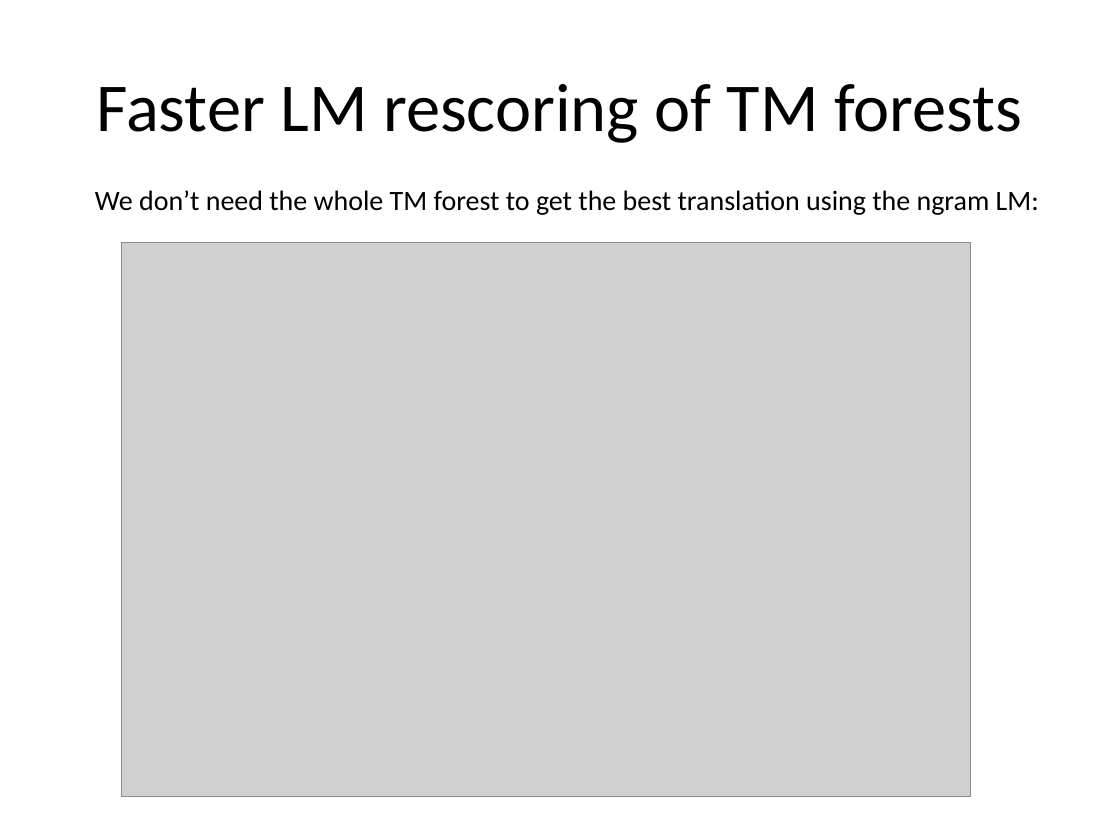
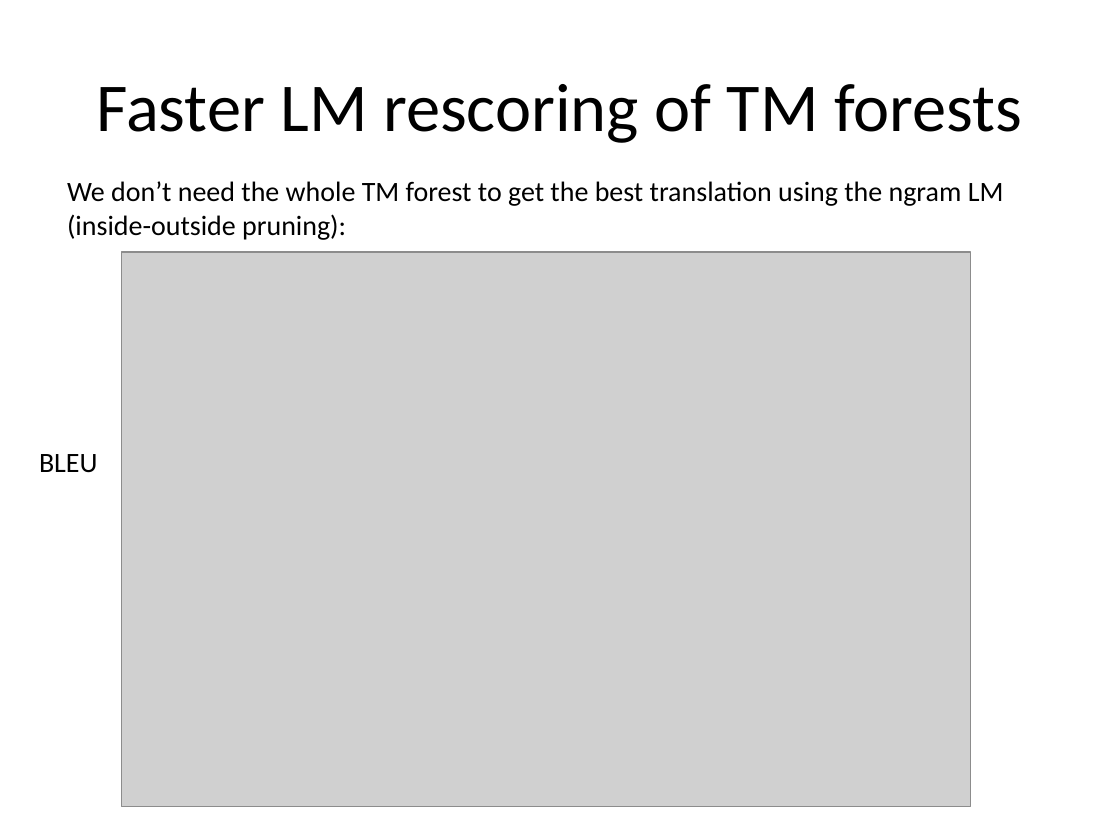
Before and after one commit to redpony/cdec, a slide deck: slide 6 of report/ws10-graehl.pptx. Drawn at 1120x840 pixels with LibreOffice and Linux fonts; fonts in the diff are those of the drawing; grey boxes stand for pictures. Boxes give left, top, right and bottom in pixels: in the first picture for what was removed or moved away, otherwise in the second. Text is boxed around its words. In the diff, an @@ line names an element or a change of style, - is before the commit and + after.

```diff
--- a/report/ws10-graehl.pptx
+++ b/report/ws10-graehl.pptx
@@ text at [67, 181, 1004, 240]: text changed @@
-We don’t need the whole TM forest to get the best translation using the ngram LM:
+We don’t need the whole TM forest to get the best translation using the ngram LM
+(inside-outside pruning):
@@ picture: place and size @@
-picture at [121, 243, 970, 797]
+picture at [121, 252, 970, 806]
@@ text added at [39, 454, 98, 473], 18 pt, text #000000 @@
+BLEU
```
Also in this commit, not shown: 6 other slides changed, 2 other files.
